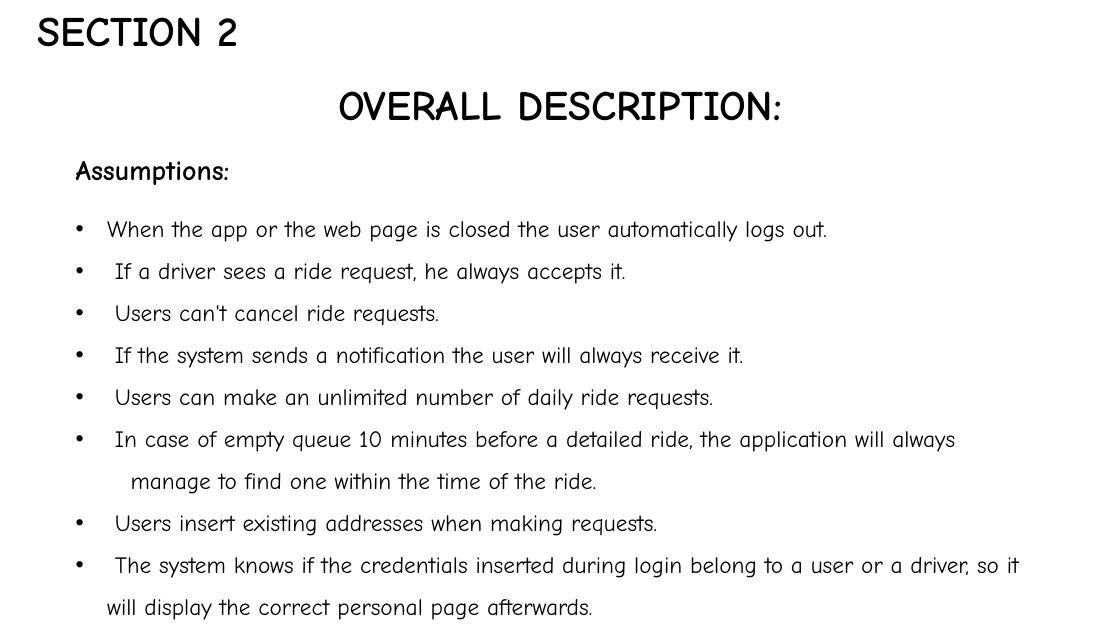
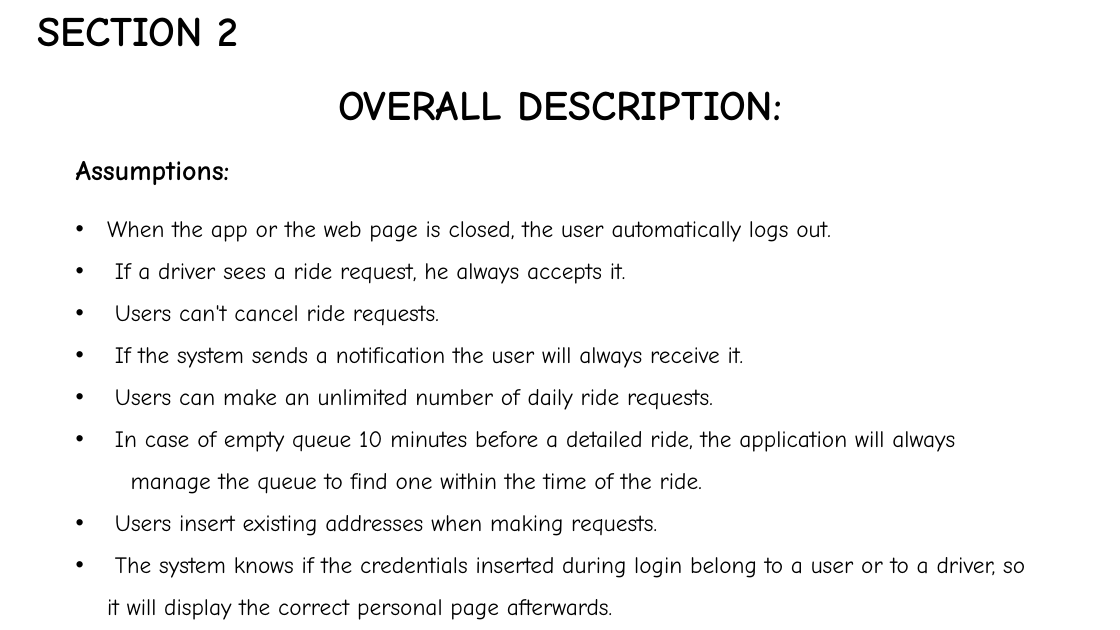
Before and after one commit to MassimoSchiavo/MyTaxiService-Schiavo-Cittar, a slide deck: slide 8 of Presentations/myTaxiService Presentation.pptx. Drawn at 1120x630 pixels with LibreOffice and Linux fonts; fonts in the diff are those of the drawing. Boxes give left, top, right and bottom in pixels: in the first picture for what was removed or moved away, otherwise in the second. Text is boxed around its words. In the diff, an @@ line names an element or a change of style, - is before the commit and + after.

```diff
--- a/Presentations/myTaxiService Presentation.pptx
+++ b/Presentations/myTaxiService Presentation.pptx
@@ text at [107,221,831,242]: text changed @@
-• When the app or the web page is closed the user automatically logs out.
+• When the app or the web page is closed, the user automatically logs out.
@@ text at [115,431,955,494]: text changed @@
-• In case of empty queue 10 minutes before a detailed ride, the application will always manage to find one within the time of the ride.
+• In case of empty queue 10 minutes before a detailed ride, the application will always manage the queue to find one within the time of the ride.
@@ text at [107,557,1025,620]: text changed @@
-• The system knows if the credentials inserted during login belong to a user or a driver, so it will display the correct personal page afterwards.
+• The system knows if the credentials inserted during login belong to a user or to a driver, so it will display the correct personal page afterwards.
```
Also in this commit, not shown: 20 other slides changed, 4 slides removed.
